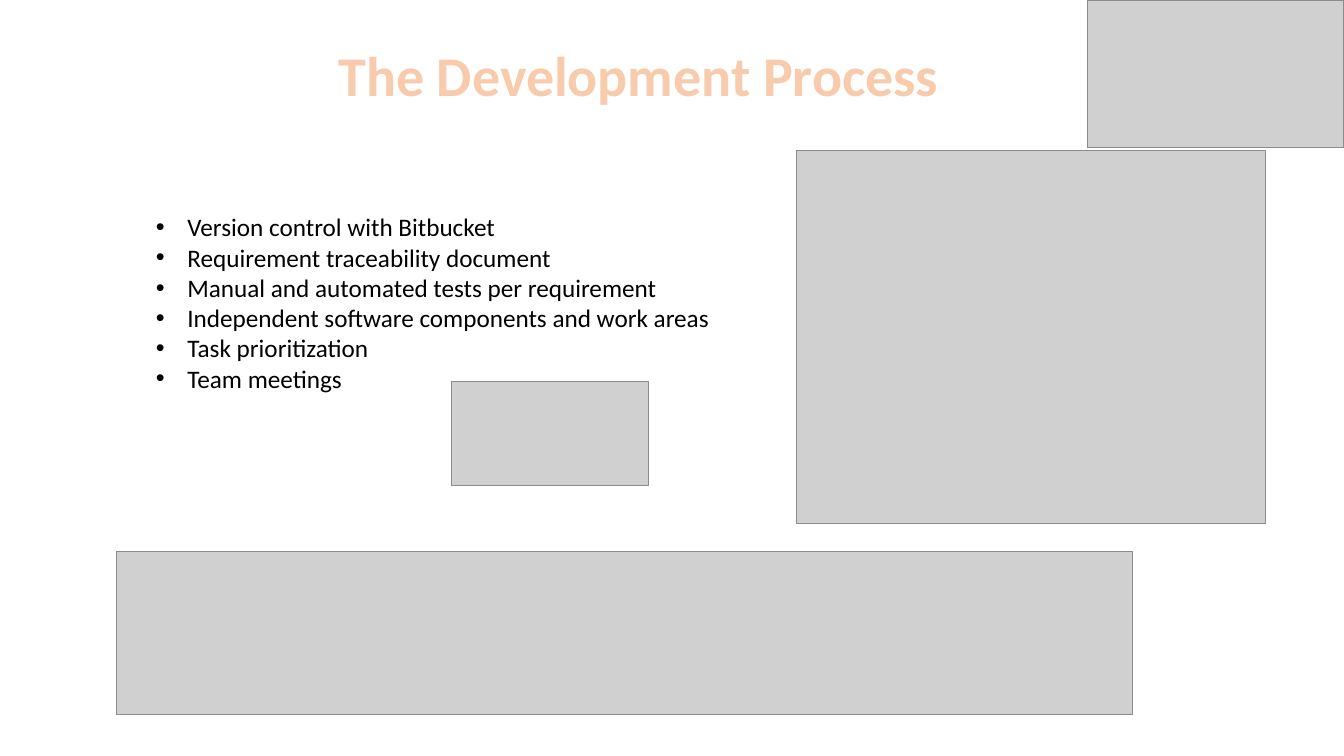
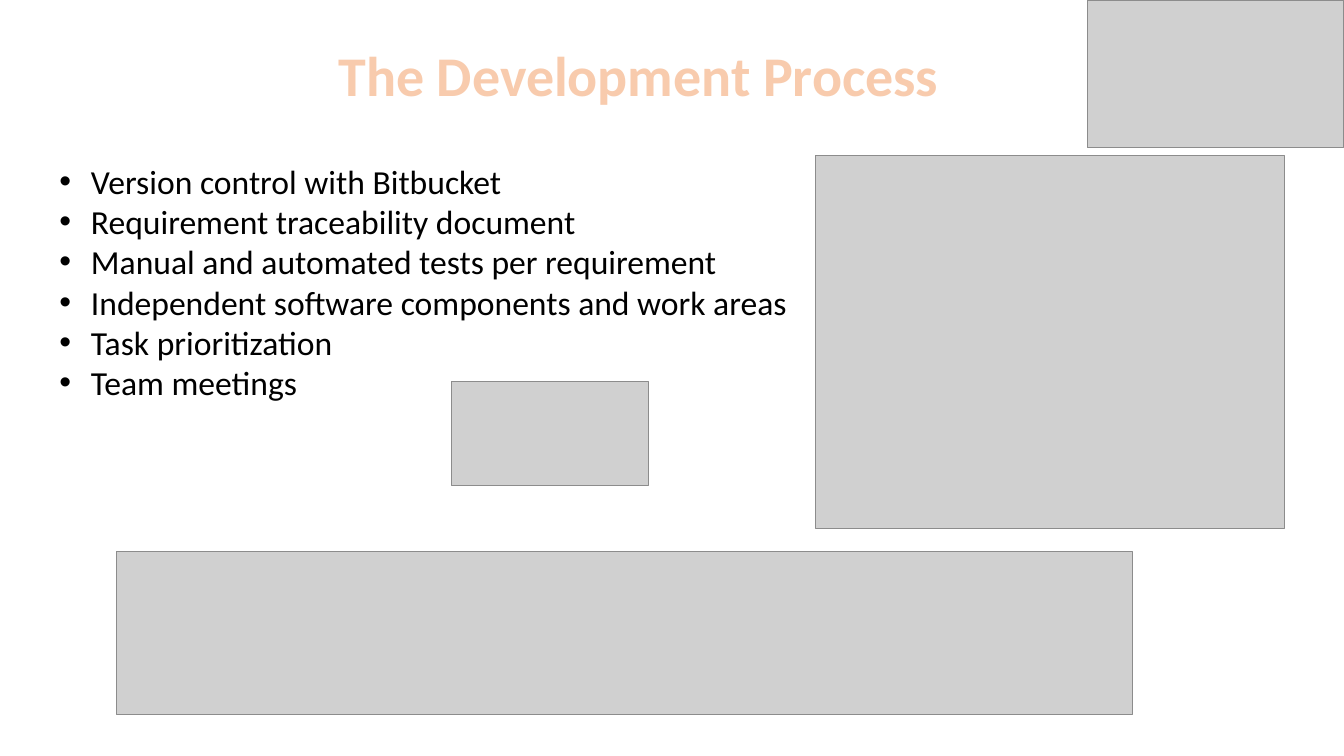
Before and after one commit to roypillar/Michtava, a slide deck: slide 9 of Michtava - Presentation.pptx. Drawn at 1344x756 pixels with LibreOffice and Linux fonts; fonts in the diff are those of the drawing; grey boxes stand for pictures; background and template pictures are left out. Boxes give left, top, right and bottom in pixels: in the first picture for what was removed or moved away, otherwise in the second. Text is boxed around its words. In the diff, an @@ line names an element or a change of style, - is before the commit and + after.

```diff
--- a/Michtava - Presentation.pptx
+++ b/Michtava - Presentation.pptx
@@ text "Version control with Bitbucket": place and size @@
-text "Version control with Bitbucket" at <box>187,218,709,393</box>
+text "Version control with Bitbucket" at <box>91,170,786,401</box>
@@ text "Version control with Bitbucket" at <box>91,170,786,401</box>: size 18 to 24 pt @@
@@ picture: place and size @@
-picture at <box>797,150,1266,523</box>
+picture at <box>816,155,1286,528</box>
```
Also in this commit, not shown: 8 other slides changed, 1 slide added.
